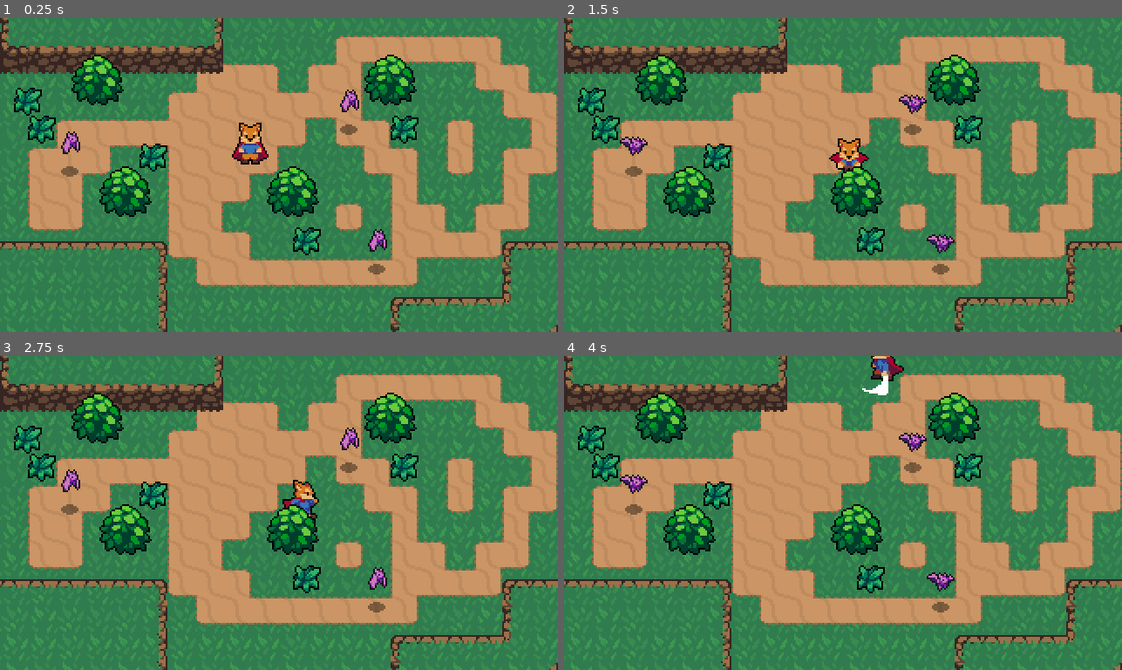
Above: before the commit, frames 1-4 (two rows, left to right).
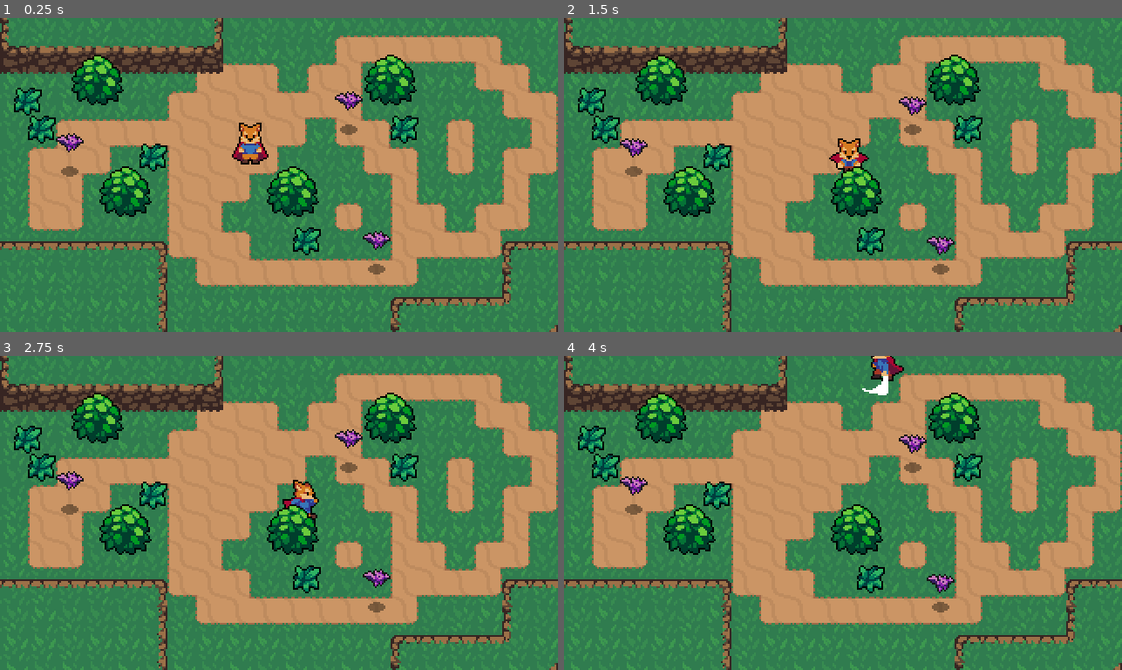
Above: after the commit, the same moments.

Repository: acbarker19/Godot-Action-RPG
Game: Godot game, scene res://World.tscn
The game is run twice, just before and just after one commit, with the same random seed, the same clock (stepped at 60 frames per second) and the same inputs.
Inputs:
- Up to frame 1 (0.25 s): no input
- Up to frame 2 (1.5 s): hold Right (ui_right) 0.53-1.28 s; tap X (attack) at 0.6 s; hold Down (ui_down) from 1.28 s (still down); tap K (roll) at 1.35 s
- Up to frame 3 (2.75 s): release Down (ui_down) at 2.03 s; hold Right (ui_right) from 2.03 s (still down); tap X (attack) at 2.1 s
- Up to frame 4 (4 s): release Right (ui_right) at 2.78 s; hold Up (ui_up) 2.78-3.53 s; tap K (roll) at 2.85 s; hold Left (ui_left) from 3.53 s (still down); tap X (attack) at 3.6 s

The runs differ from the first frame. In frame 1, 0.5% of the frame differs, in the area x 10-70%, y 22-75%; in frame 2, 0.5%; in frame 3, 0.5%; in frame 4, 0.5%.

Commit message:
Set Up Health for Enemies

Diff:
--- a/Enemies/Bat.gd
+++ b/Enemies/Bat.gd
@@ -1,10 +1,17 @@
 extends KinematicBody2D
 
 var knockback = Vector2.ZERO
+
+onready var stats = $Stats
 
 func _physics_process(delta):
 	knockback = knockback.move_toward(Vector2.ZERO, 200 * delta)
 	knockback = move_and_slide(knockback)
 
 func _on_Hurtbox_area_entered(area):
+	stats.health -= 1
 	knockback = area.knockback_vector * 120
+
+
+func _on_Stats_no_health():
+	queue_free()
--- a/Enemies/Bat.tscn
+++ b/Enemies/Bat.tscn
@@ -1,9 +1,10 @@
-[gd_scene load_steps=13 format=2]
+[gd_scene load_steps=14 format=2]
 
 [ext_resource path="res://Enemies/Bat.png" type="Texture" id=1]
 [ext_resource path="res://Shadows/SmallShadow.png" type="Texture" id=2]
 [ext_resource path="res://Overlap/Hurtbox.tscn" type="PackedScene" id=3]
 [ext_resource path="res://Enemies/Bat.gd" type="Script" id=4]
+[ext_resource path="res://Stats.tscn" type="PackedScene" id=5]
 
 [sub_resource type="AtlasTexture" id=1]
 atlas = ExtResource( 1 )
@@ -47,7 +48,6 @@
 [node name="AnimatedSprite" type="AnimatedSprite" parent="."]
 frames = SubResource( 6 )
 animation = "fly"
-frame = 4
 playing = true
 offset = Vector2( 0, -12 )
 
@@ -63,6 +63,10 @@
 [node name="CollisionShape2D" parent="Hurtbox" index="0"]
 position = Vector2( 0, -13 )
 shape = SubResource( 8 )
+
+[node name="Stats" parent="." instance=ExtResource( 5 )]
+max_health = 2
 [connection signal="area_entered" from="Hurtbox" to="." method="_on_Hurtbox_area_entered"]
+[connection signal="no_health" from="Stats" to="." method="_on_Stats_no_health"]
 
 [editable path="Hurtbox"]
--- /dev/null
+++ b/Overlap/Hitbox.gd
@@ -0,0 +1,3 @@
+extends Area2D
+
+export var damage = 1
--- a/Overlap/Hitbox.tscn
+++ b/Overlap/Hitbox.tscn
@@ -1,7 +1,10 @@
-[gd_scene format=2]
+[gd_scene load_steps=2 format=2]
+
+[ext_resource path="res://Overlap/Hitbox.gd" type="Script" id=1]
 
 [node name="Hitbox" type="Area2D"]
 collision_layer = 0
 collision_mask = 0
+script = ExtResource( 1 )
 
 [node name="CollisionShape2D" type="CollisionShape2D" parent="."]
--- a/Player/Player.gd
+++ b/Player/Player.gd
@@ -1,9 +1,9 @@
 extends KinematicBody2D
 
-const ACCELERATION = 500
-const MAX_SPEED = 80
-const ROLL_SPEED = 120
-const FRICTION = 500
+export var ACCELERATION = 500
+export var MAX_SPEED = 80
+export var ROLL_SPEED = 120
+export var FRICTION = 500
 
 enum {
 	MOVE,
--- a/Player/SwordHitbox.gd
+++ b/Player/SwordHitbox.gd
@@ -1,3 +1,3 @@
-extends Area2D
+extends "res://Overlap/Hitbox.gd"
 
 var knockback_vector = Vector2.ZERO
--- /dev/null
+++ b/Stats.gd
@@ -0,0 +1,11 @@
+extends Node
+
+export var max_health = 1
+onready var health = max_health setget set_health
+
+signal no_health
+
+func set_health(value):
+	health = value
+	if (health <= 0):
+		emit_signal("no_health")
--- /dev/null
+++ b/Stats.tscn
@@ -0,0 +1,6 @@
+[gd_scene load_steps=2 format=2]
+
+[ext_resource path="res://Stats.gd" type="Script" id=1]
+
+[node name="Stats" type="Node"]
+script = ExtResource( 1 )
